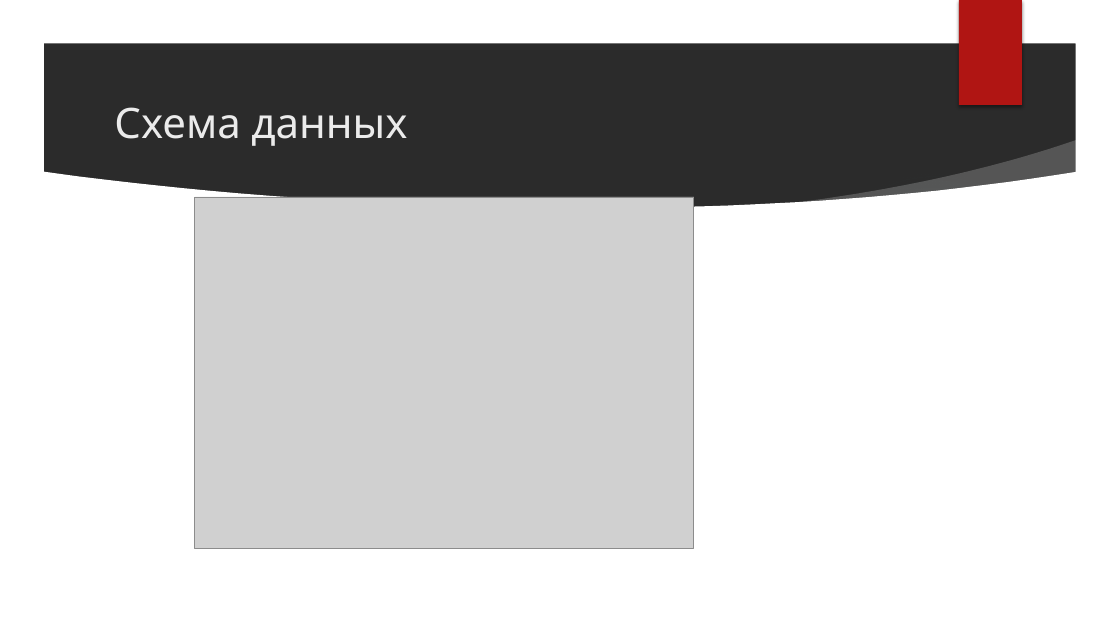
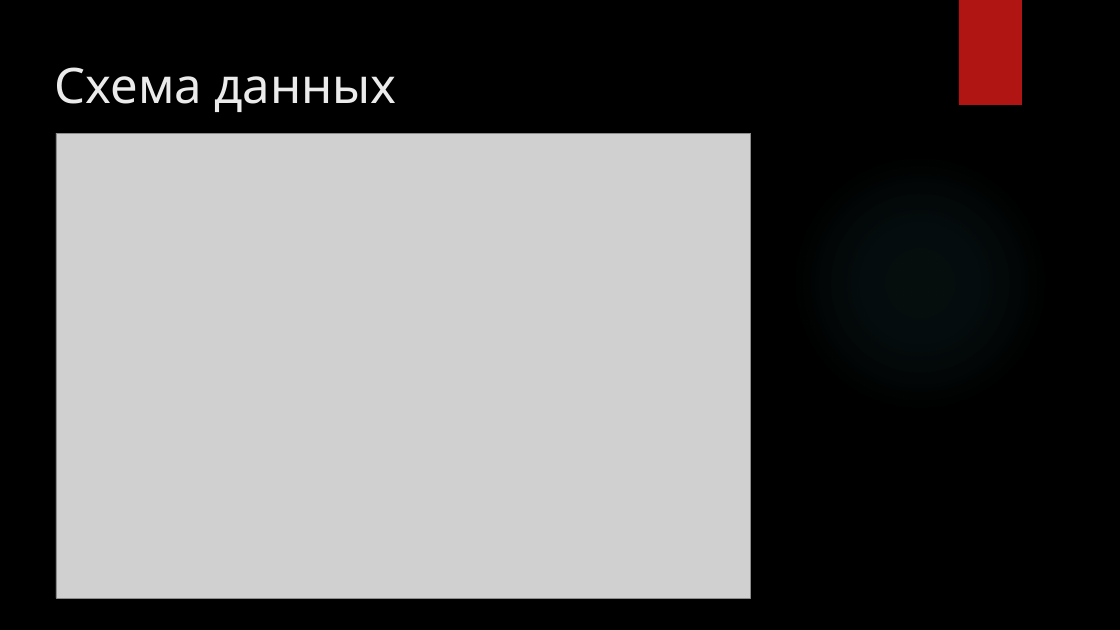
Before and after one commit to nefir2/kur, a slide deck: slide 7 of well, this is mine/presentation/remake to mine presentation/presentation.pptx. Drawn at 1120x630 pixels with LibreOffice and Linux fonts; fonts in the diff are those of the drawing; grey boxes stand for pictures; background and template pictures are left out; a plain dark background stands for a picture behind light text. Boxes give left, top, right and bottom in pixels: in the first picture for what was removed or moved away, otherwise in the second. Text is boxed around its words. In the diff, an @@ line names an element or a change of style, - is before the commit and + after.

```diff
--- a/well, this is mine/presentation/remake to mine presentation/presentation.pptx
+++ b/well, this is mine/presentation/remake to mine presentation/presentation.pptx
@@ group removed at box(0, 0, 1120, 630): 3 freeform shapes, 2 ellipses @@
@@ title "Схема данных": place and size @@
-title "Схема данных" at box(114, 107, 407, 146)
+title "Схема данных" at box(55, 67, 396, 112)
@@ title "Схема данных" at box(55, 67, 396, 112): size 36 to 42 pt; vertical alignment middle to top @@
@@ picture: place and size @@
-picture at box(195, 197, 694, 548)
+picture at box(56, 134, 751, 598)
@@ ellipse: place and size @@
-ellipse at box(805, 168, 1064, 427)
+ellipse at box(791, 154, 1049, 413)
@@ ellipse at box(791, 154, 1049, 413): fill gradient #5F9C9D to gradient #50B9C1 @@
```
Also in this commit, not shown: 13 other slides changed, 2 other files.
